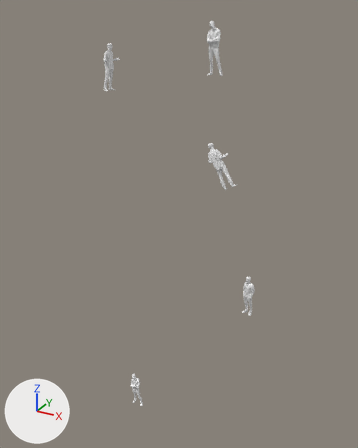
The glTF model public/models/decoration.gltf: old version first, new version second.
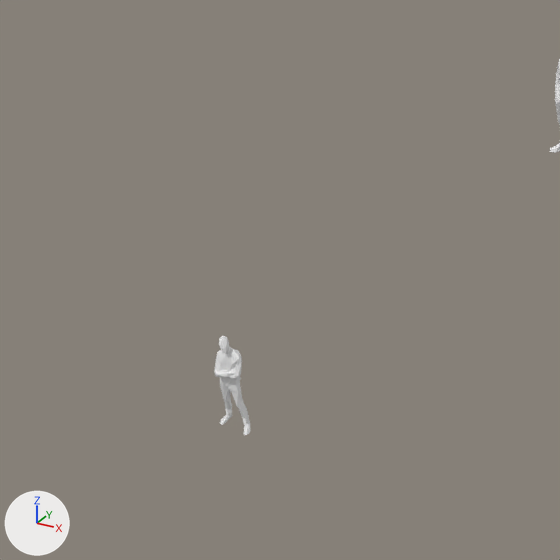
The first picture shows the older version from a camera (50 mm lens) standing at (9.35, -17.29, 11.51) and looking at (-0.84, 1.24, 2.24). The close-ups show both versions on the part from 17% to 68% of the width and 59% to 100% of the height of that picture; other places that the commit changed are outside them. The lights are fixed; the arrows at lower left show +X, +Y and +Z. Where no turn or scale is listed for an object, it has been applied to the vertices. Vertices at the same position are counted once.
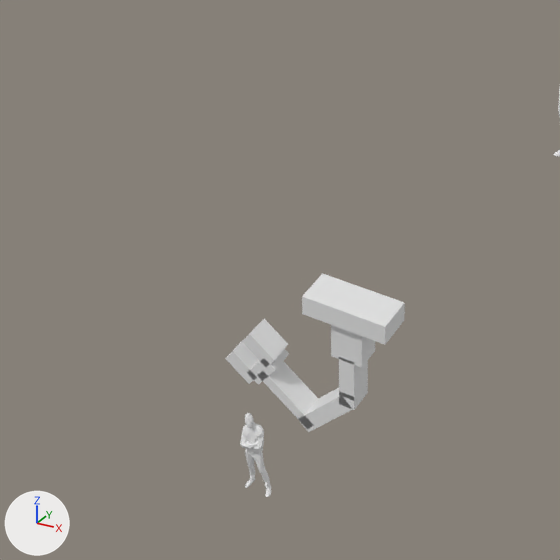
The newer file is also rescaled (x0.996), turned or shifted as a whole; pictures and numbers use the older file's frame.

What differs and where, as boxes (x1, y1, x2, y2) in the close-ups (560 x 560 px):
'Mesh_12', added: after (302, 273, 405, 345)
'Object_1.004', reshaped (not visible afterwards): before (214, 336, 250, 435)
'Mesh_7', added: after (258, 361, 318, 429)
'Mesh_11', added: after (331, 325, 375, 368)
'Object_1.001', reshaped (not visible before): after (240, 413, 271, 497)
'Mesh_13', added: after (242, 319, 288, 367)
'Mesh_8', added: after (301, 388, 352, 432)
'Mesh_10', added: after (339, 357, 368, 401)
'Mesh_5', added: after (225, 340, 259, 384)
'Mesh_6', added: after (249, 349, 289, 385)
'Mesh_9', added: after (339, 380, 368, 410)

The change, as a list of edits to the scene's bpy script:
```text
Change me_mesh_1:
    remove me_mesh_1.from_pydata(...)  # 252 vertices, 500 faces; spans x -4.8..-4.37, y 1.11..2.14, z 7.97..10.01
    add me_mesh_1.from_pydata(...)  # 252 vertices, 500 faces; spans x -2.26..-1.7, y -0.65..-0.32, z -9.09..-7.45
    me_mesh_1 part 1: 252 vertices added at x -2.26..-1.7, y -0.65..-0.32, z -9.09..-7.45
Change me_mesh_4:
    remove me_mesh_4.from_pydata(...)  # 252 vertices, 500 faces; spans x -3.47..-2.78, y 0.32..0.73, z -9.0..-7.0
    add me_mesh_4.from_pydata(...)  # 252 vertices, 500 faces; spans x -4.8..-4.36, y 1.11..2.14, z 7.96..10.01
    me_mesh_4 part 2: 252 vertices removed from x -3.47..-2.78, y 0.32..0.73, z -9.0..-7.0
Add me_mesh_13:
    me_mesh_13.from_pydata([(-1.877, 0.728, -13.388), (-1.877, 0.277, -13.388), (-2.044, 0.728, -13.607), (-2.044, 0.277, -13.607), (-1.579, 0.728, -13.961), (-1.579, 0.277, -13.961), (-1.412, 0.728, -13.742), (-1.412, 0.277, -13.742)], [], [(0, 2, 3), (0, 3, 1), (2, 4, 5), (2, 5, 3), (4, 6, 7), (4, 7, 5), (6, 0, 1), (6, 1, 7), (0, 6, 4), (4, 2, 0), (1, 5, 7), (5, 1, 3)])
Add me_mesh_8:
    me_mesh_8.from_pydata([(-0.125, 0.728, -13.923), (-0.125, 0.277, -13.923), (-0.977, 0.728, -14.805), (-0.977, 0.277, -14.805), (-0.773, 0.728, -15.002), (-0.773, 0.277, -15.002), (0.079, 0.728, -14.121), (0.079, 0.277, -14.121)], [], [(0, 2, 3), (0, 3, 1), (2, 4, 5), (2, 5, 3), (4, 6, 7), (4, 7, 5), (6, 0, 1), (6, 1, 7), (0, 6, 4), (4, 2, 0), (1, 5, 7), (5, 1, 3)])
Add me_mesh_7:
    me_mesh_7.from_pydata([(-1.761, 0.728, -14.205), (-1.761, 0.277, -14.205), (-0.786, 0.728, -14.948), (-0.786, 0.277, -14.948), (-0.669, 0.728, -14.794), (-0.669, 0.277, -14.794), (-1.644, 0.728, -14.052), (-1.644, 0.277, -14.052)], [], [(0, 2, 3), (0, 3, 1), (2, 4, 5), (2, 5, 3), (4, 6, 7), (4, 7, 5), (6, 0, 1), (6, 1, 7), (0, 6, 4), (4, 2, 0), (1, 5, 7), (5, 1, 3)])
Add me_mesh_6:
    me_mesh_6.from_pydata([(-1.97, 0.728, -14.24), (-1.97, 0.277, -14.24), (-1.751, 0.728, -14.407), (-1.751, 0.277, -14.407), (-1.397, 0.728, -13.942), (-1.397, 0.277, -13.942), (-1.616, 0.728, -13.775), (-1.616, 0.277, -13.775)], [], [(0, 2, 3), (0, 3, 1), (2, 4, 5), (2, 5, 3), (4, 6, 7), (4, 7, 5), (6, 0, 1), (6, 1, 7), (0, 6, 4), (4, 2, 0), (1, 5, 7), (5, 1, 3)])
Add me_mesh_5:
    me_mesh_5.from_pydata([(-2.234, 0.728, -13.901), (-2.234, 0.277, -13.901), (-2.401, 0.728, -14.12), (-2.401, 0.277, -14.12), (-1.936, 0.728, -14.474), (-1.936, 0.277, -14.474), (-1.769, 0.728, -14.255), (-1.769, 0.277, -14.255)], [], [(0, 2, 3), (0, 3, 1), (2, 4, 5), (2, 5, 3), (4, 6, 7), (4, 7, 5), (6, 0, 1), (6, 1, 7), (0, 6, 4), (4, 2, 0), (1, 5, 7), (5, 1, 3)])
Add ob_mesh_13:
    ob_mesh_13 = bpy.data.objects.new('Mesh_13', me_mesh_13)
    ob_mesh_13.location = (0.02, -1.01, 7.99)
Add ob_mesh_12:
    ob_mesh_12 = bpy.data.objects.new('Mesh_12', me_mesh_12)  # a box spanning x -0.79..0.72, y 0.17..0.83, z -12.46..-12.1
    ob_mesh_12.location = (0.02, -1.01, 7.99)
Add ob_mesh_11:
    ob_mesh_11 = bpy.data.objects.new('Mesh_11', me_mesh_11)  # a box spanning x -0.317..0.246, y 0.277..0.728, z -13.189..-12.399
    ob_mesh_11.location = (0.02, -1.01, 7.99)
Add ob_mesh_10:
    ob_mesh_10 = bpy.data.objects.new('Mesh_10', me_mesh_10)  # a box spanning x -0.177..0.107, y 0.277..0.728, z -13.933..-13.143
    ob_mesh_10.location = (0.02, -1.01, 7.99)
Add ob_mesh_9:
    ob_mesh_9 = bpy.data.objects.new('Mesh_9', me_mesh_9)  # a box spanning x -0.177..0.107, y 0.277..0.728, z -14.126..-13.854
    ob_mesh_9.location = (0.02, -1.01, 7.99)
Add ob_mesh_8:
    ob_mesh_8 = bpy.data.objects.new('Mesh_8', me_mesh_8)
    ob_mesh_8.location = (0.02, -1.01, 7.99)
Add ob_mesh_7:
    ob_mesh_7 = bpy.data.objects.new('Mesh_7', me_mesh_7)
    ob_mesh_7.location = (0.02, -1.01, 7.99)
Add ob_mesh_6:
    ob_mesh_6 = bpy.data.objects.new('Mesh_6', me_mesh_6)
    ob_mesh_6.location = (0.02, -1.01, 7.99)
Add ob_mesh_5:
    ob_mesh_5 = bpy.data.objects.new('Mesh_5', me_mesh_5)
    ob_mesh_5.location = (0.02, -1.01, 7.99)
```
